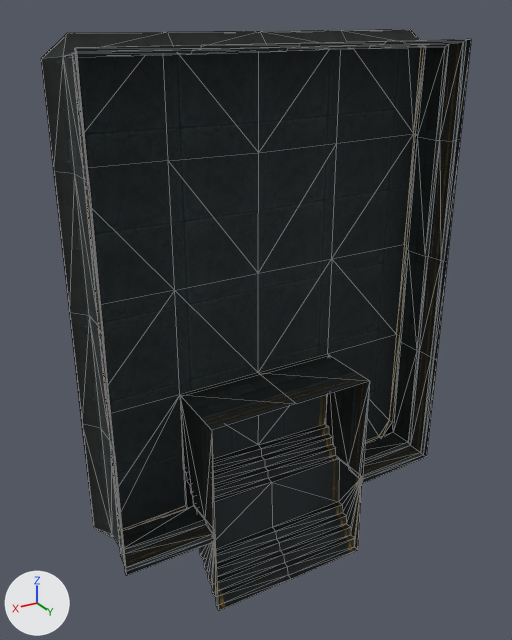
Two versions of the OBJ model sceneobjs/tanxian_fuben_257/tanxian_fuben_257_jitan_01.obj, one commit apart.
One viewpoint serves both versions: a camera (50 mm lens) standing at (545.0, 791.0, 450.0) and looking at (21.0, -83.0, 13.0). The axes (+X, +Y, +Z) are drawn at lower left. The lights are the same throughout. Mesh edges are drawn as thin lines. Where no turn or scale is listed for an object, it has been applied to the vertices. Vertices at the same position are counted once.

The older version as bpy lines, for what is in view:
```python
me_tanxian_fuben_257_jitan_01 = bpy.data.meshes.new('tanxian_fuben_257_jitan_01')
me_tanxian_fuben_257_jitan_01.from_pydata(...)  # 199 vertices, 352 faces; spans x -308.0..303.0, y -116.0..3.0, z -451.0..430.0
# faces by material slot: [32, 228, 92]
me_tanxian_fuben_257_jitan_01.materials.append(mat_material_1)  # picture img_tanxian_fuben_257_jitan_01_02_png
me_tanxian_fuben_257_jitan_01.materials.append(mat_material_2)  # picture img_tanxian_fuben_257_jitan_01_03_png
me_tanxian_fuben_257_jitan_01.materials.append(mat_material_3)  # picture img_tanxian_fuben_257_jitan_01_01_png
ob_tanxian_fuben_257_jitan_01 = bpy.data.objects.new('tanxian_fuben_257_jitan_01', me_tanxian_fuben_257_jitan_01)
ob_tanxian_fuben_257_jitan_01.location = (0.0, 0.0, 0.0)
```
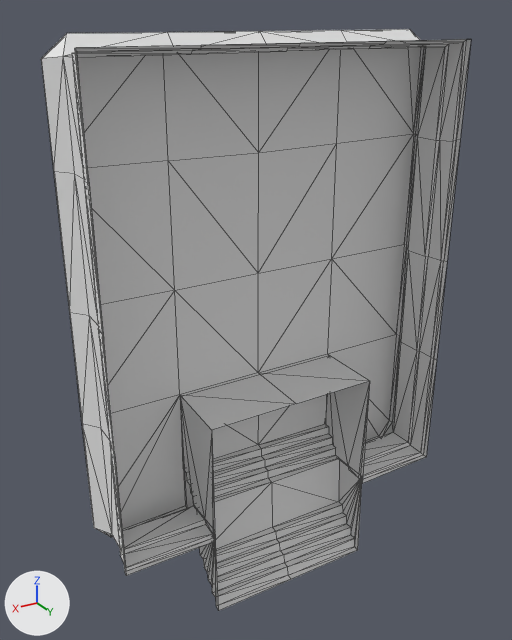
Changed parts and their boxes [x1, y1, x2, y2] in the pictures (512 x 640 px):
part 1 of me_tanxian_fuben_257_jitan_01, recoloured (black to grey): [77, 47, 421, 529] in both
part 2 of me_tanxian_fuben_257_jitan_01, recoloured (black to grey): [41, 29, 471, 576] in both
part 3 of me_tanxian_fuben_257_jitan_01, recoloured (black to grey): [181, 357, 362, 611] in both

Edits to the bpy script that builds the scene:
```text
Add mat_material_3_1:
    mat_material_3_1 = principled_material('material_3')
    mat_material_3_1.base_color = (0.8, 0.8, 0.8)  # white #e7e7e7
    mat_material_3_1.roughness = 1.0
Add mat_material_1_1:
    mat_material_1_1 = principled_material('material_1')
    mat_material_1_1.base_color = (0.8, 0.8, 0.8)  # white #e7e7e7
    mat_material_1_1.roughness = 1.0
Add mat_material_2_1:
    mat_material_2_1 = principled_material('material_2')
    mat_material_2_1.base_color = (0.8, 0.8, 0.8)  # white #e7e7e7
    mat_material_2_1.roughness = 1.0
Change me_tanxian_fuben_257_jitan_01:
    where me_tanxian_fuben_257_jitan_01.from_pydata(...)  # 199 vertices, 352 faces; spans x -308.0..303.0, y -116.0..3.0, z -451.0..430.0
    used by ob_tanxian_fuben_257_jitan_01; location = (0.0, 0.0, 0.0)
    me_tanxian_fuben_257_jitan_01 part 1: all 32 faces that had it switch from mat_material_1 (picture img_tanxian_fuben_257_jitan_01_02_png) to mat_material_1_1 (white #e7e7e7)
    me_tanxian_fuben_257_jitan_01 part 2: all 228 faces that had it switch from mat_material_2 (picture img_tanxian_fuben_257_jitan_01_03_png) to mat_material_2_1 (white #e7e7e7)
    me_tanxian_fuben_257_jitan_01 part 3: all 92 faces that had it switch from mat_material_3 (picture img_tanxian_fuben_257_jitan_01_01_png) to mat_material_3_1 (white #e7e7e7)
```
